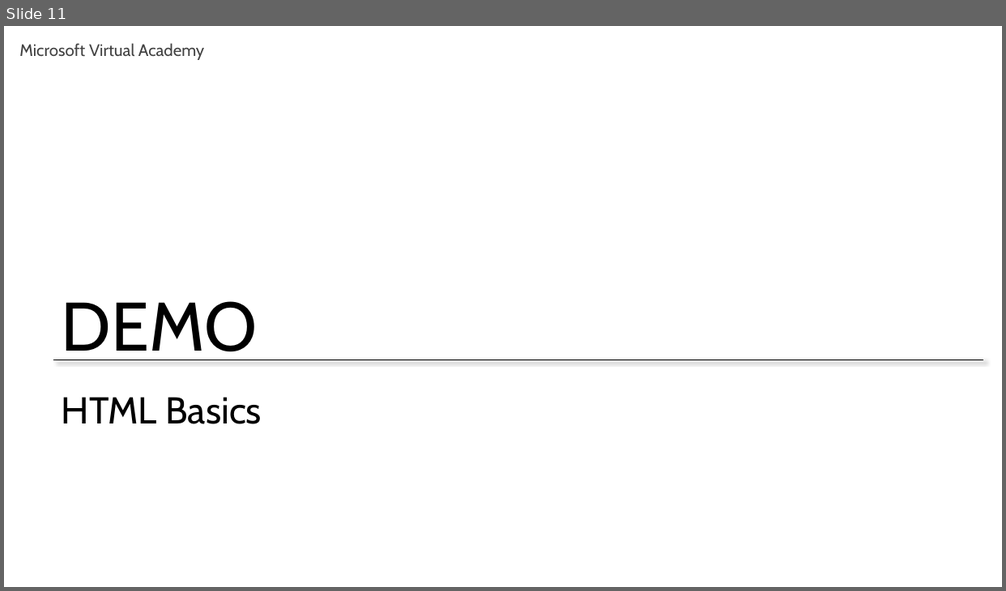
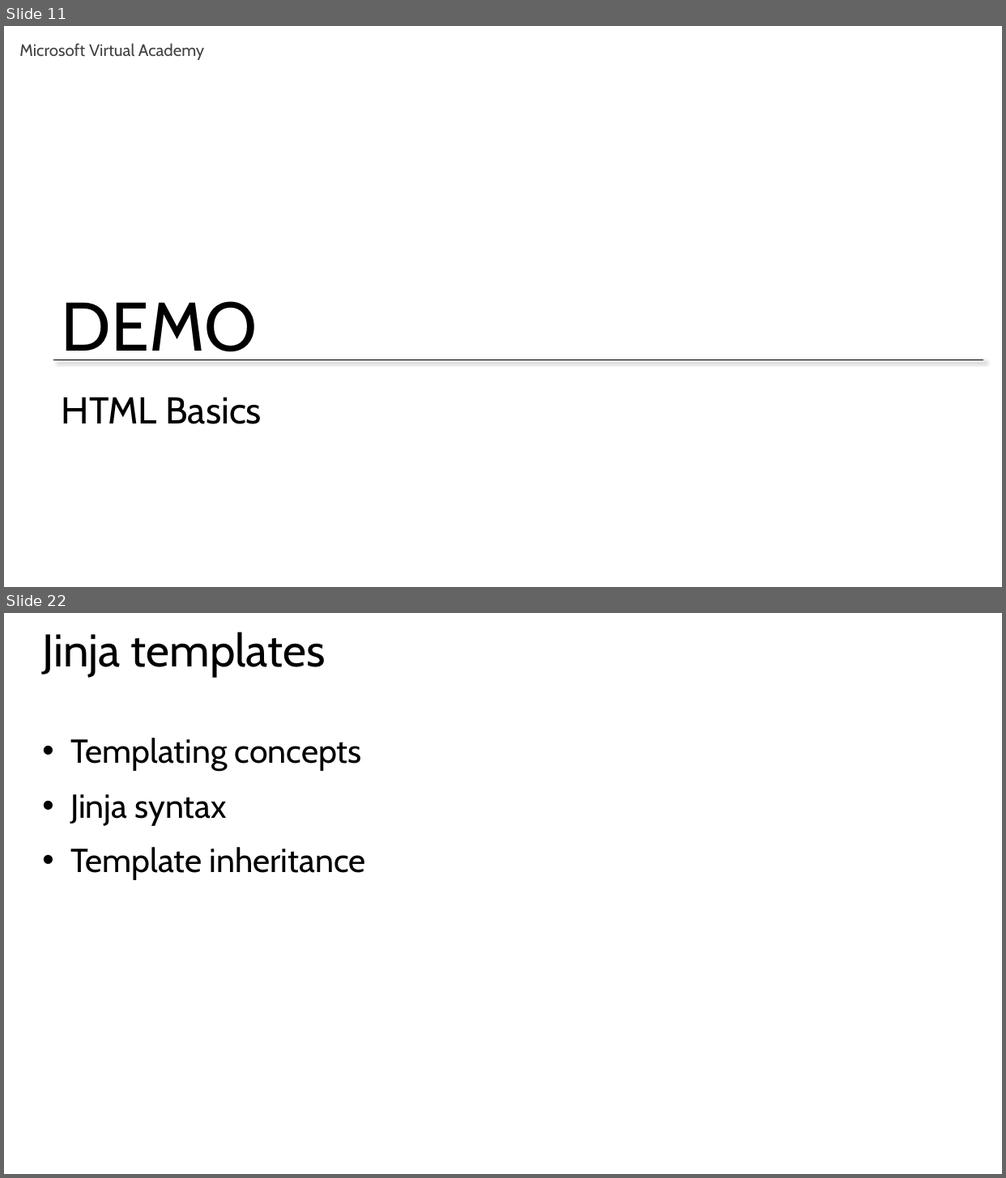
Before and after one commit to GeekTrainer/Flask, a slide deck: Slides/Module 3 - Creating an interface.pptx. Shown one above the other, each under a label of ours: slide 11 before the commit, slides 11 and 22 after it; the slides between them are not shown. The pictures are 1006x591 and 1006x1178 pixels, drawn with LibreOffice and Linux fonts; fonts in the diff are those of the drawing. Boxes give left, top, right and bottom in pixels: in the first picture for what was removed or moved away, otherwise in the second. Text is boxed around its words. In the diff, an @@ line names an element or a change of style, - is before the commit and + after.

```diff
--- a/Slides/Module 3 - Creating an interface.pptx
+++ b/Slides/Module 3 - Creating an interface.pptx
@@ slide 22 added at [4, 613, 1002, 1174], background #FFFFFF @@
@@ title added at [43, 632, 326, 677], 44 pt, text #000000 @@
+Jinja templates
@@ text added at [70, 738, 366, 880], 32 pt, text #000000 @@
+• Templating concepts
+• Jinja syntax
+• Template inheritance
```
Also in this commit, not shown: 1 slide changed, 19 other slides added.
